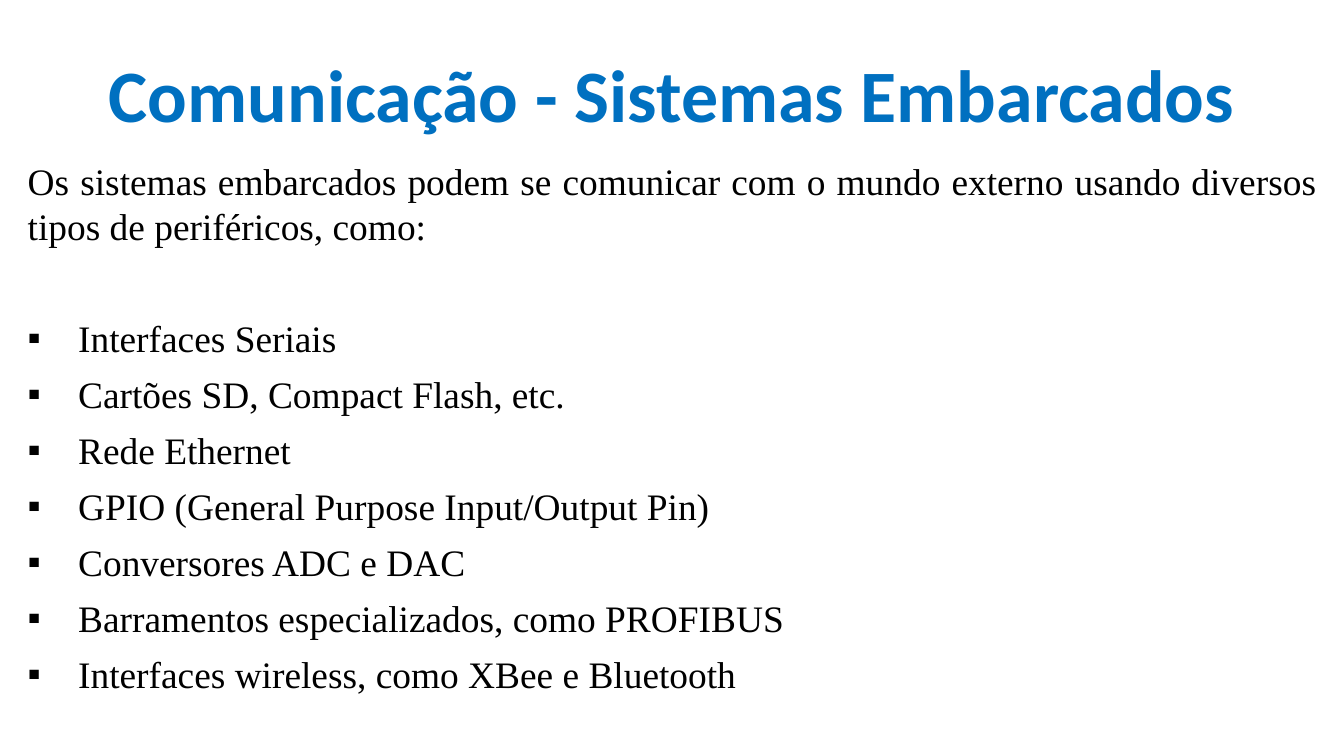
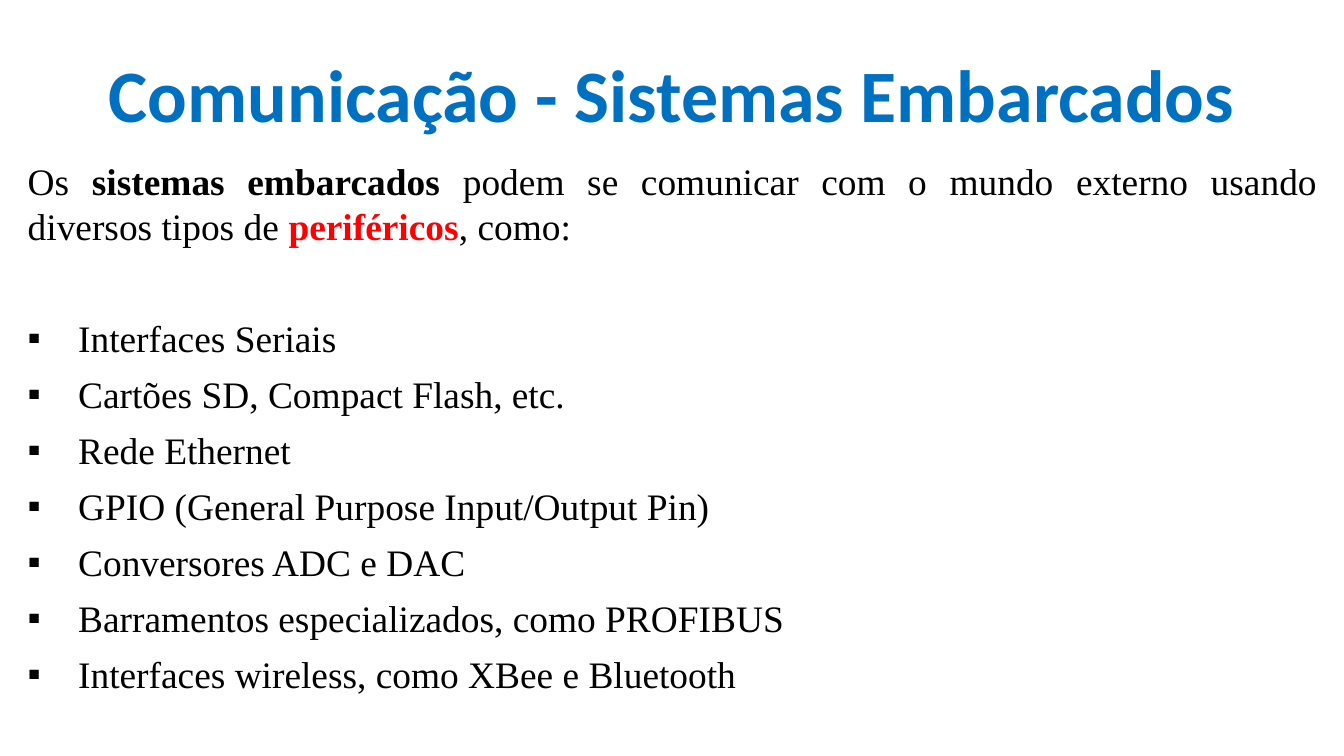
Before and after one commit to CloudEducationBrazil/WydenArea1ProgramacaoMicrocontroladores, a slide deck: slide 29 of 01 Classes/Aula 07 - Programação Microcontroladores - Periféricos Externos- Protocolos Sensores e Atuadores.pptx. Drawn at 1344x756 pixels with LibreOffice and Linux fonts; fonts in the diff are those of the drawing; background and template pictures are left out. Boxes give left, top, right and bottom in pixels: in the first picture for what was removed or moved away, otherwise in the second. Text is boxed around its words. In the diff, an @@ line names an element or a change of style, - is before the commit and + after.

```diff
--- a/01 Classes/Aula 07 - Programação Microcontroladores - Periféricos Externos- Protocolos Sensores e Atuadores.pptx
+++ b/01 Classes/Aula 07 - Programação Microcontroladores - Periféricos Externos- Protocolos Sensores e Atuadores.pptx
@@ text at (28, 169, 1317, 247): text colour #000000 to #FF0000 in "periféricos,"; bold on in "sistemas embarcados periféricos," @@
```
Also in this commit, not shown: 7 other slides changed, 2 other files.
